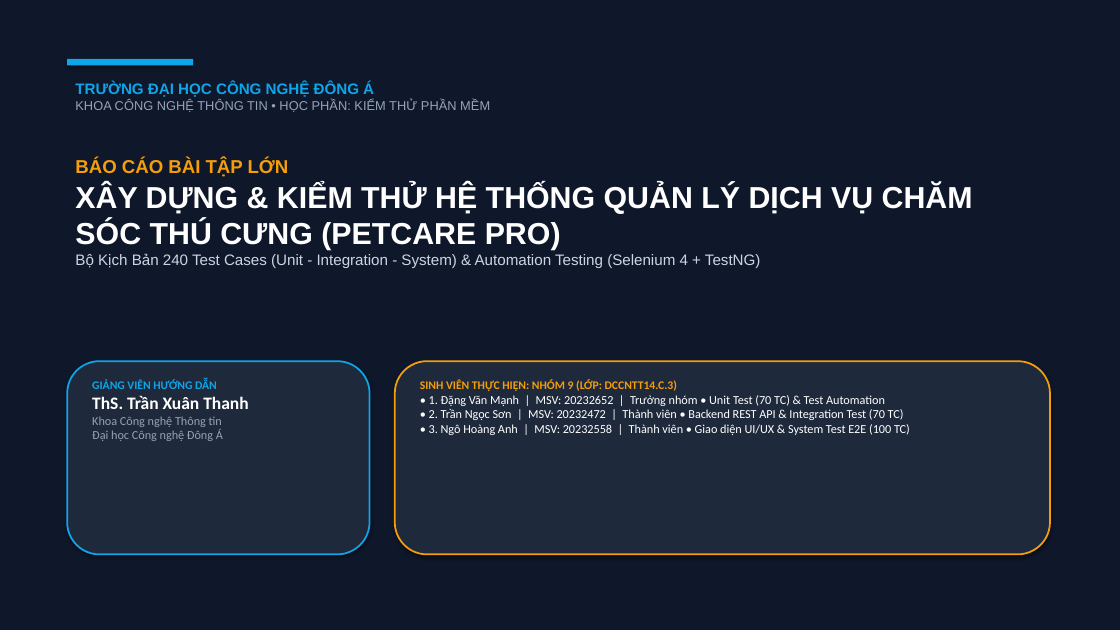
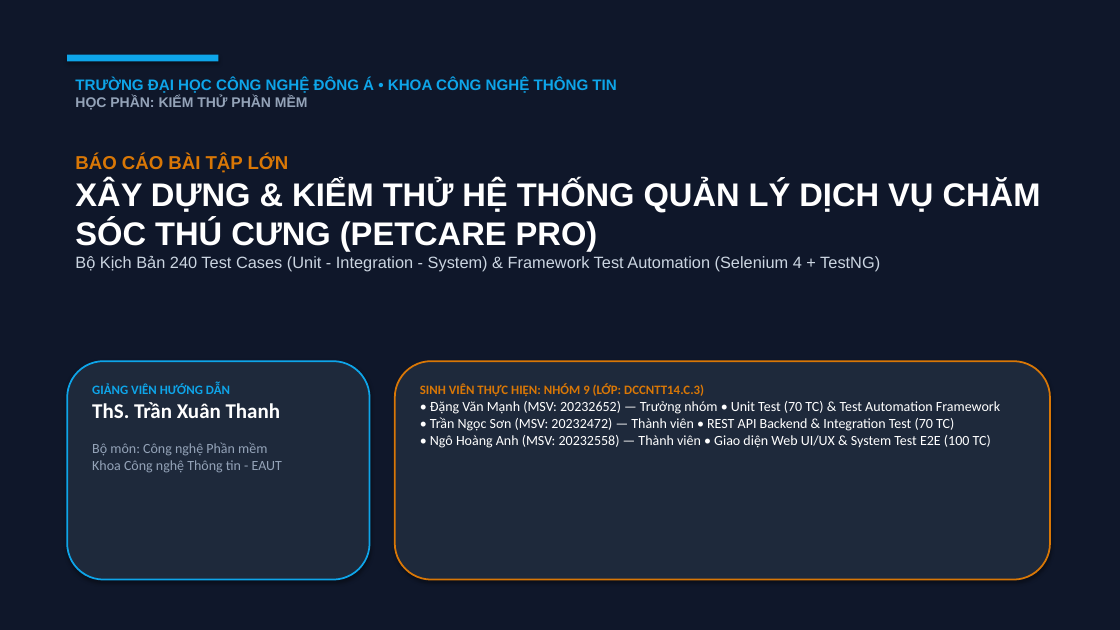
Before and after one commit to xuanmanh398/KiemThuPhanMem, a slide deck: slide 1 of BaoCao/Slide_BaoCao_DeTai4_Nhom9.pptx. Drawn at 1120x630 pixels with LibreOffice and Linux fonts; fonts in the diff are those of the drawing. Boxes give left, top, right and bottom in pixels: in the first picture for what was removed or moved away, otherwise in the second. Text is boxed around its words. In the diff, an @@ line names an element or a change of style, - is before the commit and + after.

Commit message:
fix(slides): optimize font sizes and card layouts for balanced presentation

```diff
--- a/BaoCao/Slide_BaoCao_DeTai4_Nhom9.pptx
+++ b/BaoCao/Slide_BaoCao_DeTai4_Nhom9.pptx
@@ rectangle at [0,0,1120,630]: outline #0F172A 0.75 pt to none @@
@@ rectangle: place and size @@
-rectangle at [67,59,193,66]
+rectangle at [67,55,218,61]
@@ text at [75,78,616,110]: text changed; size 11 to 13 pt; text colour #94A3B8 to #0EA5E9; bold on @@
-TRƯỜNG ĐẠI HỌC CÔNG NGHỆ ĐÔNG Á
-KHOA CÔNG NGHỆ THÔNG TIN • HỌC PHẦN: KIỂM THỬ PHẦN MỀM
+TRƯỜNG ĐẠI HỌC CÔNG NGHỆ ĐÔNG Á • KHOA CÔNG NGHỆ THÔNG TIN
+HỌC PHẦN: KIỂM THỬ PHẦN MỀM
@@ text at [75,156,1041,251]: text colour #F59E0B to #D97706 in "BÁO CÁO BÀI TẬP LỚN"; size 26 to 28 pt in "XÂY DỰNG & KIỂM THỬ HỆ THỐNG ..." @@
@@ text at [75,256,880,271]: text changed; size 13 to 14 pt @@
-Bộ Kịch Bản 240 Test Cases (Unit - Integration - System) & Automation Testing (Selenium 4 + TestNG)
+Bộ Kịch Bản 240 Test Cases (Unit - Integration - System) & Framework Test Automation (Selenium 4 + TestNG)
@@ rounded rectangle: place and size @@
-rounded rectangle at [67,361,370,555]
+rounded rectangle at [67,361,370,580]
@@ text at [92,384,280,418]: size 10 to 11 pt in "GIẢNG VIÊN HƯỚNG DẪN"; size 15 to 18 pt in "ThS. Trần Xuân Thanh" @@
@@ rounded rectangle: place and size @@
-rounded rectangle at [395,361,1050,555]
+rounded rectangle at [395,361,1050,580]
@@ rounded rectangle at [395,361,1050,580]: outline #F59E0B 1.5 pt to #D97706 1.5 pt @@
@@ text at [420,384,704,396]: size 10 to 11 pt, text colour #F59E0B to #D97706 in "SINH VIÊN THỰC HIỆN: NHÓM 9 (LỚP: ..." @@
@@ text at [430,401,1000,448]: text changed; size 10.5 to 12 pt @@
-• 1. Đặng Văn Mạnh | MSV: 20232652 | Trưởng nhóm • Unit Test (70 TC) & Test Automation
-• 2. Trần Ngọc Sơn | MSV: 20232472 | Thành viên • Backend REST API & Integration Test (70 TC)
-• 3. Ngô Hoàng Anh | MSV: 20232558 | Thành viên • Giao diện UI/UX & System Test E2E (100 TC)
+• Đặng Văn Mạnh (MSV: 20232652) — Trưởng nhóm • Unit Test (70 TC) & Test Automation Framework
+• Trần Ngọc Sơn (MSV: 20232472) — Thành viên • REST API Backend & Integration Test (70 TC)
+• Ngô Hoàng Anh (MSV: 20232558) — Thành viên • Giao diện Web UI/UX & System Test E2E (100 TC)
@@ text at [92,442,282,473]: text changed; size 10.5 to 12 pt @@
-Khoa Công nghệ Thông tin
-Đại học Công nghệ Đông Á
+Bộ môn: Công nghệ Phần mềm
+Khoa Công nghệ Thông tin - EAUT
```
Also in this commit, not shown: 11 other slides changed.
